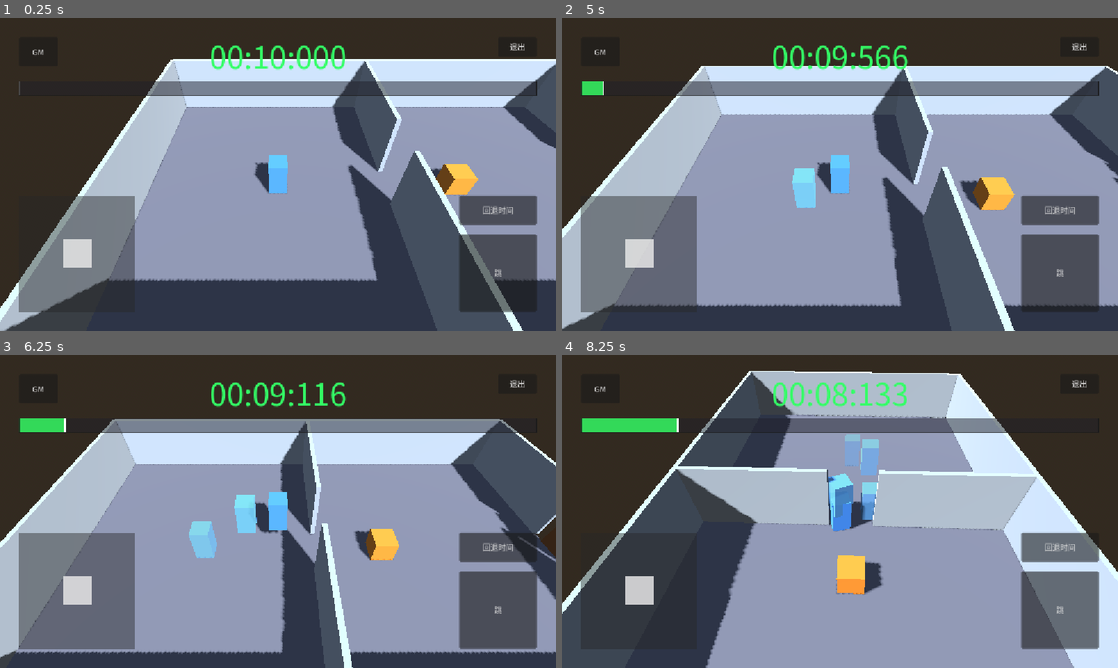
Above: before the commit, frames 1-4 (two rows, left to right).
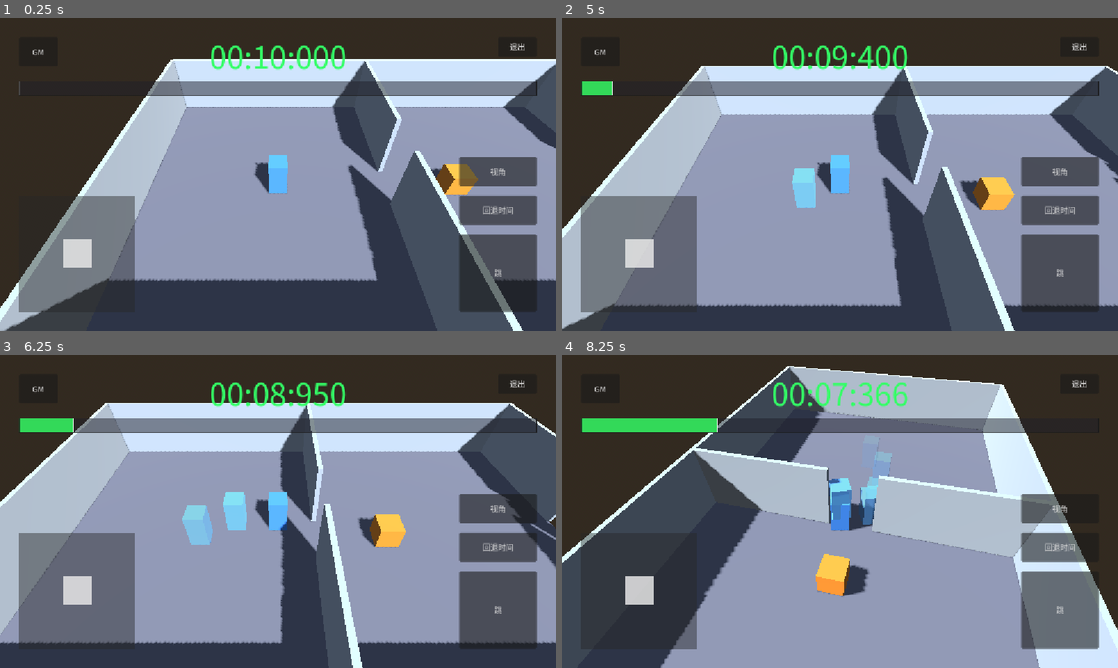
Above: after the commit, the same moments.

Repository: boomlulu/godot-jolt-time
Game: Godot game, scene res://world.tscn
Same seed, same stepped clock (60 frames per second), same inputs: the game is played once before the commit and once after it.
Inputs (mouse positions are in pixels of both pictures, inside the frame that each line leads up to):
- Up to frame 1 (0.25 s): no input
- Up to frame 2 (5 s): click "跳" at 0.5 s; click (1062, 171) at 1.25 s, where only the run after the commit has a clickable "视角"; click "回退时间" at 2 s; click "GM" at 2.75 s; click "新手引导" at 3.5 s; tap Enter at 4.25 s; drag from (639, 252) to (895, 105) at 4.27 s
- Up to frame 3 (6.25 s): drag from (278, 423) to (250, 574) at 5.02 s; move the mouse to (333, 442) at 5.77 s; hold D from 5.78 s (still down); hold Space from 5.78 s (still down); click (333, 442) at 5.92 s
- Up to frame 4 (8.25 s): release D at 6.5 s; release Space at 6.5 s; drag from (812, 574) to (673, 464) at 6.52 s; move the mouse to (1006, 558) at 7.27 s; hold A 7.28-8 s; hold Space 7.28-8 s; click (1006, 558) at 7.42 s; drag from (673, 464) to (756, 433) at 8.02 s

The runs differ from the first frame. In frame 1, 1.3% of the frame differs, in the area x 82-97%, y 44-54%; in frame 2, 1.7%; in frame 3, 21%, in the area x 0-100%, y 8-100%; in frame 4, 21%.

Commit message:
feat: timeline-driven physics gate + observer camera
Physics activation expanded into timer:
- _is_player_inputting now also counts camera drag, actor airborne,
  actor/box velocity (Rewindable.has_motion). Once landed and rigid
  bodies sleep, input considered idle.
- _waiting_for_input flag gates physics-only activation: set true
  after timeline drag release AND at scene start (initial spawn
  doesn't tick timer during settle). Cleared on direct input.
- _has_direct_input distinguishes player action (joystick / WASD /
  Space / camera drag / pending jump) from passive physics state.
  Locked-zone or post-drag waiting state freezes the world; only
  direct input wakes it.
- queue_jump guarded by is_on_floor — mid-air jump tap no longer
  privilege-escalates into world wake.

Camera + actor rotation sync:
- Smoothing moved off actor onto camera_rig: target_yaw_deg (raw
  drag target) + yaw_deg (smoothed via tick_yaw exp lerp). world.gd
  calls _camera.tick_yaw(delta) at top of _physics_process so
  actor's _physics_process reads up-to-date value.
- actor.rotation.y = deg_to_rad(camera.yaw_deg) direct assignment,
  no lerp (lerp now lives on camera).
- camera_rig records yaw_deg + target_yaw_deg every physics tick;
  restore replays both. Actor.transform recorded by Recorder
  (rotation included). Both histories now share the same temporal
  granularity.
- camera.frozen flag wired into _apply_freeze alongside actor
  time_controlled and pushbox freeze — single freeze knob across
  the three rewindable systems.

Recorder gate broadened:
- Old gate: has_motion(velocity > epsilon) only. Standing-still
  rotation was dropped from buffer.
- New gate: transform differs from last entry OR has_motion. Camera-
  rotated actor (no movement) is now recorded each frame.

Observer camera for free-look:
- New observer_camera.gd: orbital Camera3D with own yaw_deg /
  pitch_deg (pitch clamped 10°-80°). is_current() gated input. Not
  a Timeline subscriber — purely visualization.
- New EyeButton on HUD (rewind_button.gd style, above RewindButton).
  Hold-start → observer.sync_from(_camera.yaw_deg, 45) +
  observer.current = true. Hold-end → main camera.current = true.
- Observer's _unhandled_input drops the touch-index check so single-
  finger press-and-drag works (touch event captured by EyeButton,
  drag events still propagate to _unhandled_input).
- camera_rig now also has is_current() guard so it stops processing
  input when observer is active.

Co-Authored-By: Claude Opus 4.7 (1M context) <noreply@anthropic.com>

Diff:
--- a/actor.gd
+++ b/actor.gd
@@ -4,7 +4,6 @@
 const JUMP_VELOCITY := 6.0
 const GRAVITY := 18.0
 const PUSH_FORCE := 15.0
-const ROT_SMOOTH := 12.0
 const ACCEL := 28.0
 const DECEL := 32.0
 const DEADZONE := 0.15
@@ -18,9 +17,12 @@
 	return not time_controlled
 
 func queue_jump() -> void:
-	if not _should_accept_input():
+	if not is_on_floor():
 		return
 	_jump_queued = true
+
+func has_pending_jump() -> bool:
+	return _jump_queued
 
 func _unhandled_input(event: InputEvent) -> void:
 	if not _should_accept_input():
@@ -89,6 +91,4 @@
 			(other as RigidBody3D).apply_central_force(-c.get_normal() * PUSH_FORCE)
 
 	if camera and "yaw_deg" in camera:
-		var target_yaw := deg_to_rad(camera.yaw_deg)
-		var t := 1.0 - exp(-ROT_SMOOTH * delta)
-		rotation.y = lerp_angle(rotation.y, target_yaw, t)
+		rotation.y = deg_to_rad(camera.yaw_deg)
--- a/camera_rig.gd
+++ b/camera_rig.gd
@@ -5,14 +5,92 @@
 const DISTANCE := 12.0
 const PITCH_DEG := 45.0
 const YAW_SENSITIVITY := 0.4
+const YAW_SMOOTH := 12.0
 
+var target_yaw_deg := 0.0
 var yaw_deg := 0.0
+var frozen: bool = false
+
+var _drag_touch_id: int = -1
+
+# Timeline subscriber state
+var current_time: float = 0.0
+var record_enabled: bool = false
+var _yaw_entries: Array = []
 
 func _unhandled_input(event: InputEvent) -> void:
-	if event is InputEventScreenDrag:
-		yaw_deg -= event.relative.x * YAW_SENSITIVITY
+	if not is_current():
+		return
+	if event is InputEventScreenTouch:
+		if event.pressed and _drag_touch_id == -1:
+			_drag_touch_id = event.index
+		elif not event.pressed and event.index == _drag_touch_id:
+			_drag_touch_id = -1
+	elif event is InputEventScreenDrag and event.index == _drag_touch_id:
+		target_yaw_deg -= event.relative.x * YAW_SENSITIVITY
 	elif event is InputEventMouseMotion and Input.is_mouse_button_pressed(MOUSE_BUTTON_RIGHT):
-		yaw_deg -= event.relative.x * YAW_SENSITIVITY
+		target_yaw_deg -= event.relative.x * YAW_SENSITIVITY
+
+func is_dragging() -> bool:
+	if not is_current():
+		return false
+	return _drag_touch_id != -1 or Input.is_mouse_button_pressed(MOUSE_BUTTON_RIGHT)
+
+func tick_yaw(delta: float) -> void:
+	if frozen:
+		return
+	var smoothing := 1.0 - exp(-YAW_SMOOTH * delta)
+	var yaw_rad := deg_to_rad(yaw_deg)
+	var target_rad := deg_to_rad(target_yaw_deg)
+	yaw_rad = lerp_angle(yaw_rad, target_rad, smoothing)
+	yaw_deg = rad_to_deg(yaw_rad)
+
+func _physics_process(_delta: float) -> void:
+	if record_enabled:
+		_record_yaw()
+
+func _record_yaw() -> void:
+	while not _yaw_entries.is_empty() and float(_yaw_entries.back().time) >= current_time:
+		_yaw_entries.pop_back()
+	_yaw_entries.append({"time": current_time, "yaw": yaw_deg, "target_yaw": target_yaw_deg})
+
+func set_recording_at(t: float) -> void:
+	current_time = t
+	record_enabled = true
+
+func disable_recording() -> void:
+	record_enabled = false
+
+func restore(t: float) -> void:
+	current_time = t
+	if _yaw_entries.is_empty():
+		return
+	var idx := _binary_search(t)
+	if idx < 0:
+		return
+	var entry: Dictionary = _yaw_entries[idx]
+	yaw_deg = float(entry.yaw)
+	target_yaw_deg = float(entry.target_yaw)
+
+func discard_future(t: float) -> void:
+	while not _yaw_entries.is_empty() and float(_yaw_entries.back().time) > t:
+		_yaw_entries.pop_back()
+
+func update_visuals(_t: float, _grey: float) -> void:
+	pass
+
+func _binary_search(time: float) -> int:
+	if _yaw_entries.is_empty() or float(_yaw_entries[0].time) > time:
+		return -1
+	var lo := 0
+	var hi := _yaw_entries.size() - 1
+	while lo < hi:
+		var mid := (lo + hi + 1) / 2
+		if float(_yaw_entries[mid].time) <= time:
+			lo = mid
+		else:
+			hi = mid - 1
+	return lo
 
 func _process(_delta: float) -> void:
 	if not target:
--- /dev/null
+++ b/observer_camera.gd
@@ -0,0 +1,40 @@
+extends Camera3D
+
+const DISTANCE := 12.0
+const YAW_SENSITIVITY := 0.4
+const PITCH_SENSITIVITY := 0.3
+const PITCH_MIN := 10.0
+const PITCH_MAX := 80.0
+
+var target: Node3D = null
+var yaw_deg := 0.0
+var pitch_deg := 45.0
+
+func sync_from(yaw_init: float, pitch_init: float = 45.0) -> void:
+	yaw_deg = yaw_init
+	pitch_deg = pitch_init
+
+func _unhandled_input(event: InputEvent) -> void:
+	if not is_current():
+		return
+	if event is InputEventScreenDrag:
+		_apply_drag(event.relative.x, event.relative.y)
+	elif event is InputEventMouseMotion and (Input.is_mouse_button_pressed(MOUSE_BUTTON_LEFT) or Input.is_mouse_button_pressed(MOUSE_BUTTON_RIGHT)):
+		_apply_drag(event.relative.x, event.relative.y)
+
+func _apply_drag(dx: float, dy: float) -> void:
+	yaw_deg -= dx * YAW_SENSITIVITY
+	pitch_deg = clampf(pitch_deg + dy * PITCH_SENSITIVITY, PITCH_MIN, PITCH_MAX)
+
+func _process(_delta: float) -> void:
+	if not target:
+		return
+	var pitch := deg_to_rad(pitch_deg)
+	var yaw := deg_to_rad(yaw_deg)
+	var offset := Vector3(
+		sin(yaw) * cos(pitch),
+		sin(pitch),
+		cos(yaw) * cos(pitch)
+	) * DISTANCE
+	global_position = target.global_position + offset
+	look_at(target.global_position, Vector3.UP)
--- a/recorder.gd
+++ b/recorder.gd
@@ -10,8 +10,20 @@
 var _entries: Array = []
 
 func _physics_process(_delta: float) -> void:
-	if record_enabled and target and Rewindable.has_motion(target, MOTION_EPSILON):
+	if not record_enabled or not target:
+		return
+	if _has_state_change():
 		_record_now()
+
+func _has_state_change() -> bool:
+	if _entries.is_empty():
+		return true
+	var last: StateFrame = _entries.back()
+	if not last.transform.is_equal_approx(target.global_transform):
+		return true
+	if Rewindable.has_motion(target, MOTION_EPSILON):
+		return true
+	return false
 
 func _record_now() -> void:
 	while not _entries.is_empty():
--- a/world.gd
+++ b/world.gd
@@ -11,10 +11,12 @@
 @onready var _actor: CharacterBody3D = $Actor
 @onready var _pushbox: RigidBody3D = $PushBox
 @onready var _camera: Camera3D = $Camera3D
+@onready var _observer_camera: Camera3D = $ObserverCamera
 @onready var _hud_joystick: Control = $HUD/Joystick
 @onready var _hud_jump: Button = $HUD/JumpButton
 @onready var _hud_exit: Button = $HUD/ExitButton
 @onready var _hud_rewind: Button = $HUD/RewindButton
+@onready var _hud_eye: Button = $HUD/EyeButton
 @onready var _hud_timer: Label = $HUD/TimerLabel
 @onready var _hud_tips: Label = $HUD/TipsLabel
 @onready var _hud_dialog: AcceptDialog = $HUD/GameOverDialog
@@ -33,6 +35,7 @@
 
 var _rewind_held: bool = false
 var _door_triggered: bool = false
+var _waiting_for_input: bool = true
 
 func _ready() -> void:
 	_actor.joystick = _hud_joystick
@@ -46,18 +49,23 @@
 	_box_ghost_trail.trail_renderer = _box_trail
 	_box_ghost_trail.trail_color = Color(1.0, 0.7, 0.4, 1.0)
 	_camera.target = _actor
+	_observer_camera.target = _actor
 	_timeline.subscribe(_actor_recorder)
 	_timeline.subscribe(_box_recorder)
 	_timeline.subscribe(_actor_ghost_trail)
 	_timeline.subscribe(_box_ghost_trail)
+	_timeline.subscribe(_camera)
 	_hud_jump.pressed.connect(_actor.queue_jump)
 	_hud_exit.pressed.connect(_on_exit_pressed)
 	_hud_rewind.hold_started.connect(_on_rewind_started)
 	_hud_rewind.hold_ended.connect(_on_rewind_ended)
+	_hud_eye.hold_started.connect(_on_eye_started)
+	_hud_eye.hold_ended.connect(_on_eye_ended)
 	_hud_dialog.confirmed.connect(_on_restart)
 	_hud_gm_button.pressed.connect(_on_gm_open)
 	_hud_gm_close.pressed.connect(_on_gm_close)
 	_door.body_entered.connect(_on_door_entered)
+	_timeline.drag_state_changed.connect(_on_drag_state_changed)
 	_hud_timeline.bind_timeline(_timeline)
 	_hud_tips.visible = false
 	_populate_levels()
@@ -65,6 +73,7 @@
 	_timeline.push_visuals()
 
 func _physics_process(delta: float) -> void:
+	_camera.tick_yaw(delta)
 	_timeline.rewind_held = _rewind_held
 	var input_active := _is_player_inputting()
 	var state := _timeline.get_game_state(input_active)
@@ -77,12 +86,16 @@
 			_timeline.disable_recording()
 			_timeline.step_backward(delta)
 		Timeline.State.ADVANCING:
+			_waiting_for_input = false
 			_apply_freeze(false)
 			_timeline.advance(delta)
 			if _timeline.current_time >= _timeline.total_duration:
 				_trigger_game_over()
 		Timeline.State.IDLE:
-			_apply_freeze(false)
+			if _waiting_for_input:
+				_apply_freeze(true)
+			else:
+				_apply_freeze(false)
 			_timeline.disable_recording()
 
 func _process(_delta: float) -> void:
@@ -98,15 +111,37 @@
 func _apply_freeze(freeze: bool) -> void:
 	_actor.time_controlled = freeze
 	_pushbox.freeze = freeze
+	_camera.frozen = freeze
 
 func _is_player_inputting() -> bool:
+	if _has_direct_input():
+		return true
+	if _waiting_for_input:
+		return false
+	if not _actor.is_on_floor():
+		return true
+	if Rewindable.has_motion(_actor):
+		return true
+	if Rewindable.has_motion(_pushbox):
+		return true
+	return false
+
+func _has_direct_input() -> bool:
 	if _hud_joystick.value.length() > 0.0:
 		return true
 	if Input.is_key_pressed(KEY_W) or Input.is_key_pressed(KEY_S) or Input.is_key_pressed(KEY_A) or Input.is_key_pressed(KEY_D):
 		return true
 	if Input.is_key_pressed(KEY_SPACE):
 		return true
+	if _camera.has_method("is_dragging") and _camera.is_dragging():
+		return true
+	if _actor.has_method("has_pending_jump") and _actor.has_pending_jump():
+		return true
 	return false
+
+func _on_drag_state_changed(dragging: bool) -> void:
+	if not dragging:
+		_waiting_for_input = true
 
 func _update_timer_label() -> void:
 	var remaining := maxf(0.0, _timeline.total_duration - _timeline.current_time)
@@ -141,6 +176,13 @@
 
 func _on_rewind_ended() -> void:
 	_rewind_held = false
+
+func _on_eye_started() -> void:
+	_observer_camera.sync_from(_camera.yaw_deg, 45.0)
+	_observer_camera.current = true
+
+func _on_eye_ended() -> void:
+	_camera.current = true
 
 func _populate_levels() -> void:
 	for level in LEVELS:
--- a/world.tscn
+++ b/world.tscn
@@ -10,6 +10,7 @@
 [ext_resource type="Script" path="res://timeline_bar.gd" id="8_timeline"]
 [ext_resource type="Script" path="res://timeline.gd" id="9_tlcore"]
 [ext_resource type="Script" path="res://ghost_trail.gd" id="10_ghost"]
+[ext_resource type="Script" path="res://observer_camera.gd" id="11_observer"]
 
 [sub_resource type="ProceduralSkyMaterial" id="ProceduralSkyMaterial_1"]
 
@@ -298,6 +299,11 @@
 script = ExtResource("3_camera")
 fov = 60.0
 
+[node name="ObserverCamera" type="Camera3D" parent="."]
+transform = Transform3D(1, 0, 0, 0, 0.707107, 0.707107, 0, -0.707107, 0.707107, 0, 7, 7)
+script = ExtResource("11_observer")
+fov = 60.0
+
 [node name="HUD" type="CanvasLayer" parent="."]
 
 [node name="Joystick" type="Control" parent="HUD"]
@@ -357,6 +363,18 @@
 offset_top = -280.0
 offset_right = -40.0
 offset_bottom = -220.0
+
+[node name="EyeButton" type="Button" parent="HUD"]
+script = ExtResource("7_rewbtn")
+text = "视角"
+anchor_left = 1.0
+anchor_top = 1.0
+anchor_right = 1.0
+anchor_bottom = 1.0
+offset_left = -200.0
+offset_top = -360.0
+offset_right = -40.0
+offset_bottom = -300.0
 
 [node name="TimerLabel" type="Label" parent="HUD"]
 anchor_left = 0.5
Not shown, added: observer_camera.gd.uid
Not shown: 1 places in world.tscn that only renumber resources
